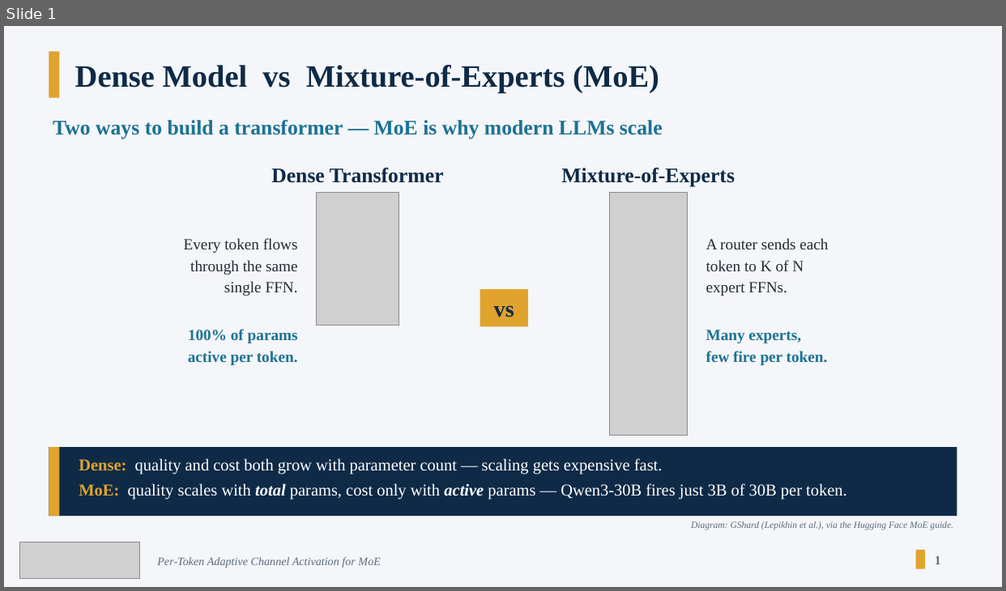
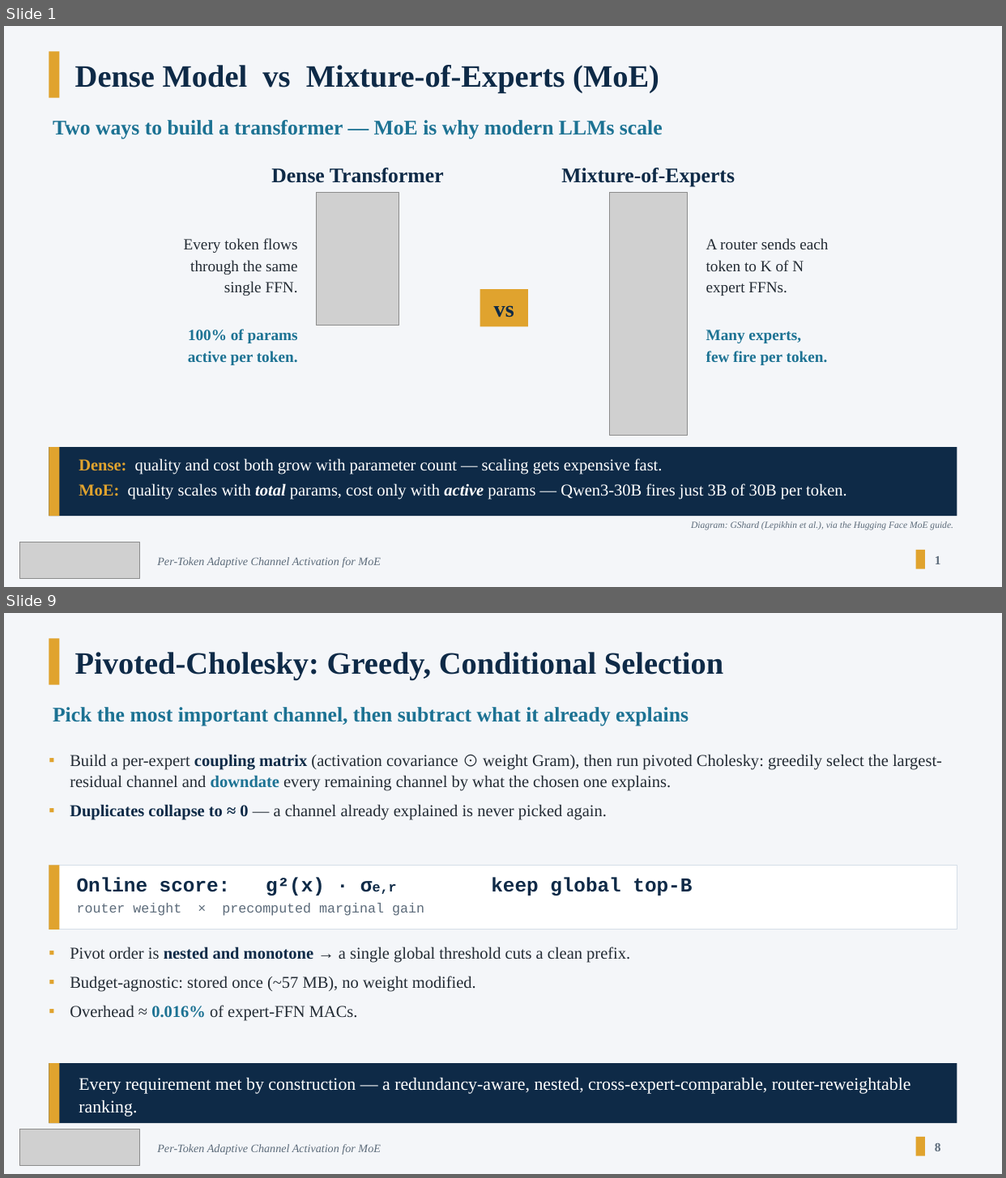
Before and after one commit to olokevin/moe-compression, a slide deck: docs/presentation/Yequan_26_Intro.pptx. Shown one above the other, each under a label of ours: slide 1 before the commit, slides 1 and 9 after it; the slides between them are not shown. The pictures are 1006x591 and 1006x1178 pixels, drawn with LibreOffice and Linux fonts; fonts in the diff are those of the drawing; grey boxes stand for pictures. Boxes give left, top, right and bottom in pixels: in the first picture for what was removed or moved away, otherwise in the second. Text is boxed around its words. In the diff, an @@ line names an element or a change of style, - is before the commit and + after.

```diff
--- a/docs/presentation/Yequan_26_Intro.pptx
+++ b/docs/presentation/Yequan_26_Intro.pptx
@@ slide 9 added at (4, 613, 1002, 1174), background #F4F6F9 @@
@@ rectangle added at (49, 638, 59, 685), fill #E0A32E @@
@@ text added at (75, 652, 723, 680), 30 pt, text #0E2A47, bold @@
+Pivoted-Cholesky: Greedy, Conditional Selection
@@ text added at (53, 707, 688, 726), 20 pt, text #1C7293, bold @@
+Pick the most important channel, then subtract what it already explains
@@ text added at (70, 754, 942, 820), 16 pt, text #222A33 @@
+▪ Build a per-expert coupling matrix (activation covariance ⊙ weight Gram), then run pivoted Cholesky: greedily select the largest-residual channel and downdate every remaining channel by what the chosen one explains.
+▪ Duplicates collapse to ≈ 0 — a channel already explained is never picked again.
@@ rectangle added at (49, 865, 957, 930), fill #FFFFFF, outline #D5DEE7 1 pt @@
@@ rectangle added at (49, 865, 59, 930), fill #E0A32E @@
@@ text added at (77, 878, 692, 916), 13 pt, text #0E2A47, bold @@
+Online score: g²(x) · σe,r keep global top-B
+router weight × precomputed marginal gain
@@ text added at (70, 947, 630, 1021), 16 pt, text #222A33 @@
+▪ Pivot order is nested and monotone → a single global threshold cuts a clean prefix.
+▪ Budget-agnostic: stored once (~57 MB), no weight modified.
+▪ Overhead ≈ 0.016% of expert-FFN MACs.
@@ rectangle added at (49, 1063, 957, 1123), fill #0E2A47 @@
@@ rectangle added at (49, 1063, 59, 1123), fill #E0A32E @@
@@ text added at (79, 1078, 911, 1117), 17 pt, text #FFFFFF @@
+Every requirement met by construction — a redundancy-aware, nested, cross-expert-comparable, router-reweightable ranking.
@@ picture added at (19, 1130, 139, 1165) @@
@@ text added at (157, 1144, 380, 1155), 11 pt, text #5C6B7A, italic @@
+Per-Token Adaptive Channel Activation for MoE
@@ rectangle added at (916, 1137, 925, 1157), fill #E0A32E @@
@@ text added at (935, 1144, 941, 1152), 12 pt, text #5C6B7A, bold @@
+8
```
Also in this commit, not shown: 1 slide changed, 11 other slides added, 39 other files.
